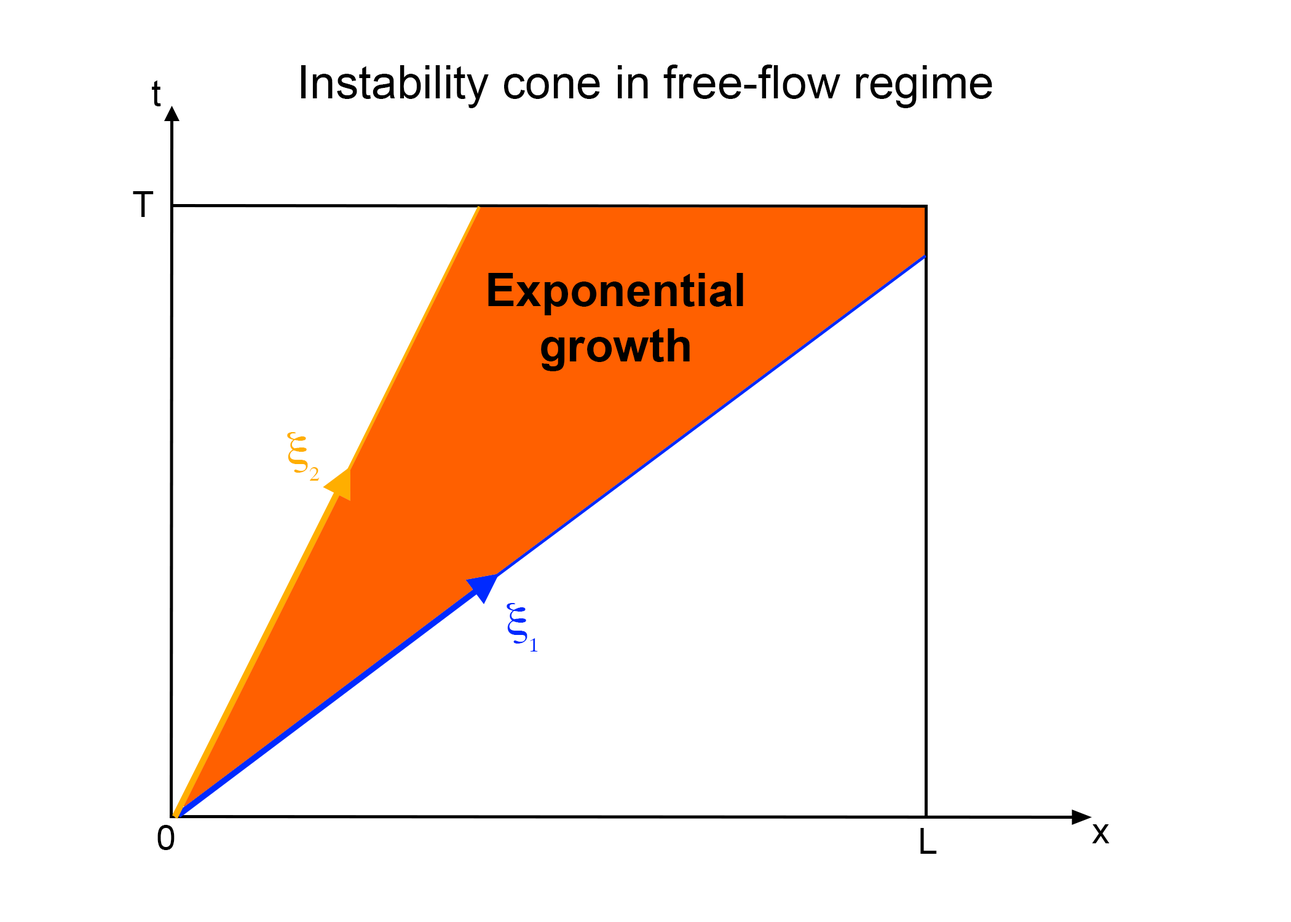
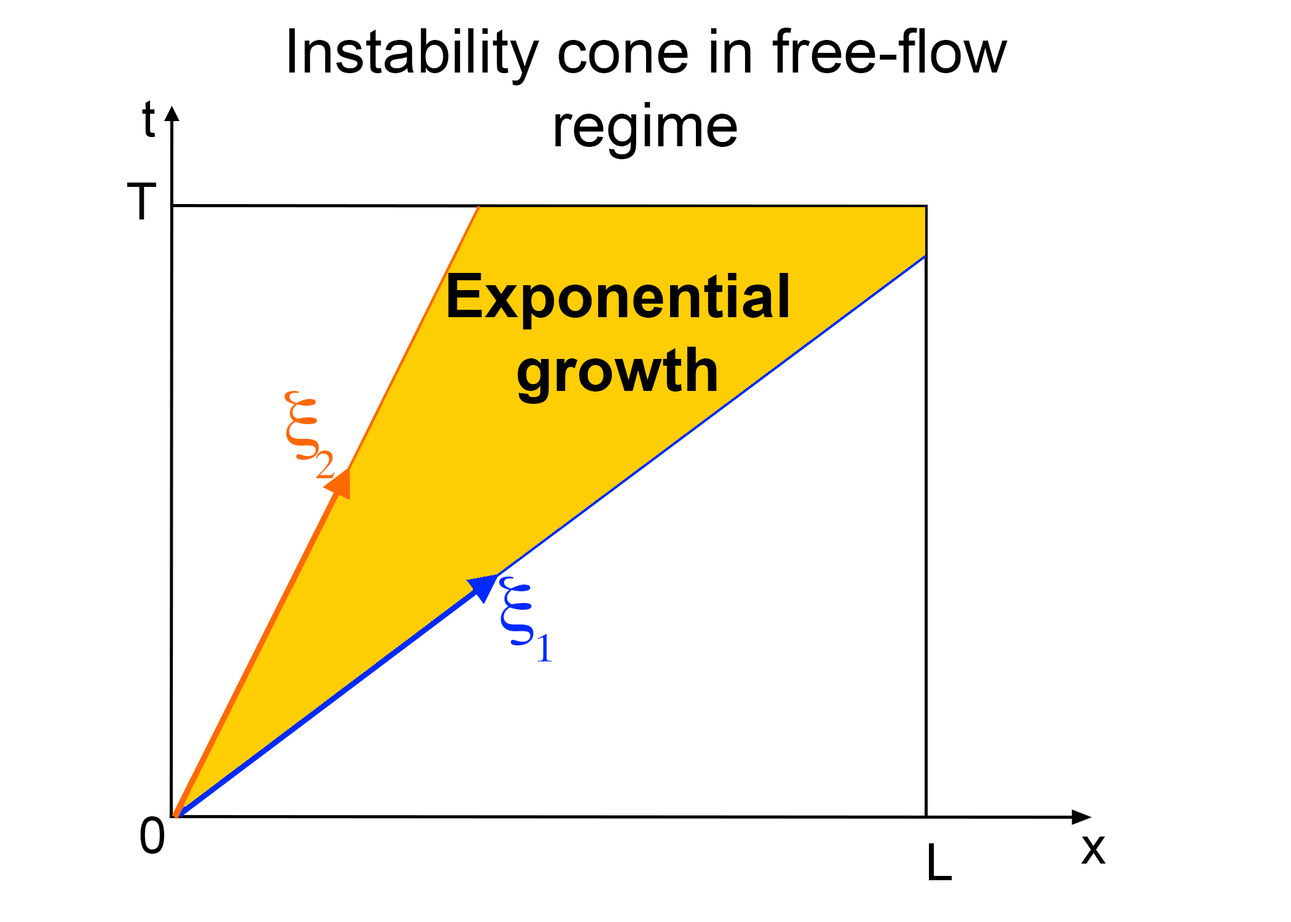
The second 1291 × 922 image is a revision of the first. Changes to its layers:
painted on "Instability cone in free-flow regime" over (289, 27, 1008, 160)
painted on "Exponential growth" over (448, 273, 789, 405)
added layer "x" (1st of 3) above "2" over (499, 576, 534, 646)
added layer "2" above "t" over (316, 450, 336, 479)
added layer "t" above "Layer 2" over (142, 100, 156, 138)
added layer "T" above "L" over (126, 182, 157, 220)
added layer "L" above "Layer 1" over (929, 843, 953, 881)
painted on "Layer 1" over (183, 207, 926, 807)
added layer "0" above "x" over (140, 816, 165, 855)
added layer "x" (2nd of 3) above "x" over (1081, 837, 1107, 865)
added layer "x" (3rd of 3) above "1" over (284, 391, 320, 461)
added layer "1" above "Background" over (537, 634, 553, 662)
painted on "Background" over (132, 79, 1111, 855)
